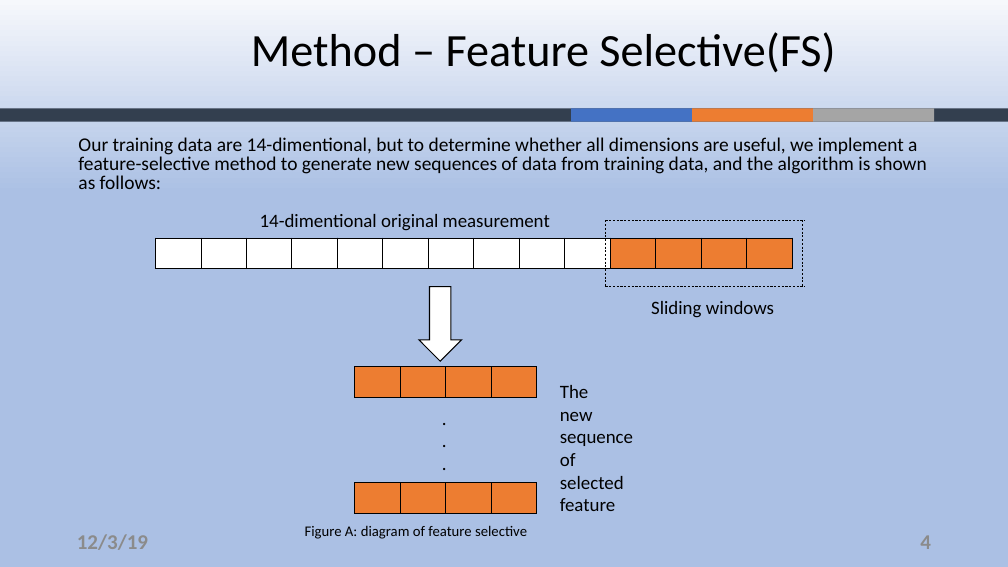
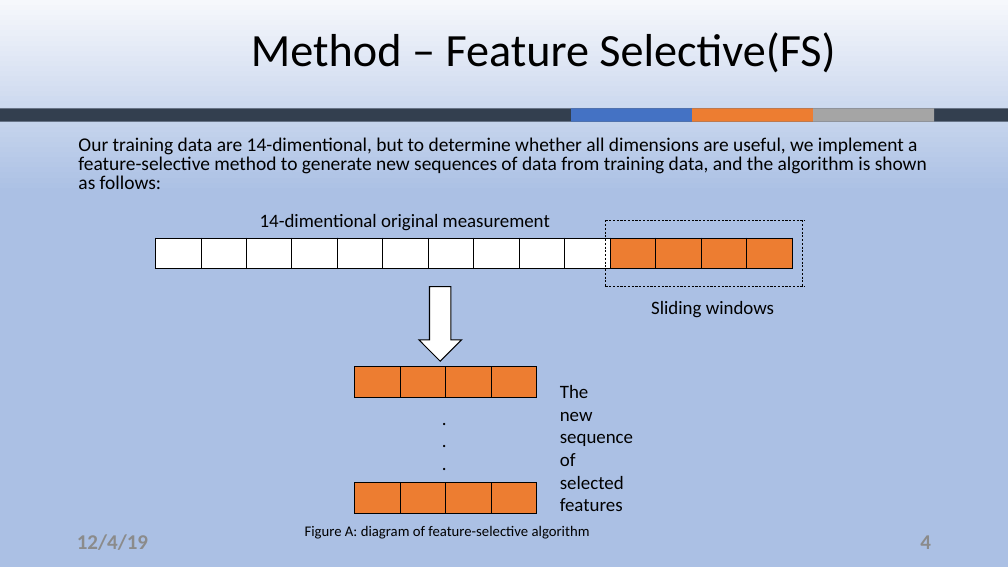
Before and after one commit to ZouYao0720/final-project-, a slide deck: slide 4 of final-presentation.pptx. Drawn at 1008x567 pixels with LibreOffice and Linux fonts; fonts in the diff are those of the drawing; background and template pictures are left out. Boxes give left, top, right and bottom in pixels: in the first picture for what was removed or moved away, otherwise in the second. Text is boxed around its words. In the diff, an @@ line names an element or a change of style, - is before the commit and + after.

```diff
--- a/final-presentation.pptx
+++ b/final-presentation.pptx
@@ text at <box>560,498,623,511</box>: text changed @@
-feature
+features
@@ text at <box>77,534,148,550</box>: text changed @@
-12/3/19
+12/4/19
@@ text at <box>305,525,590,539</box>: text changed @@
-Figure A: diagram of feature selective
+Figure A: diagram of feature-selective algorithm
```
Also in this commit, not shown: 10 other slides changed.
